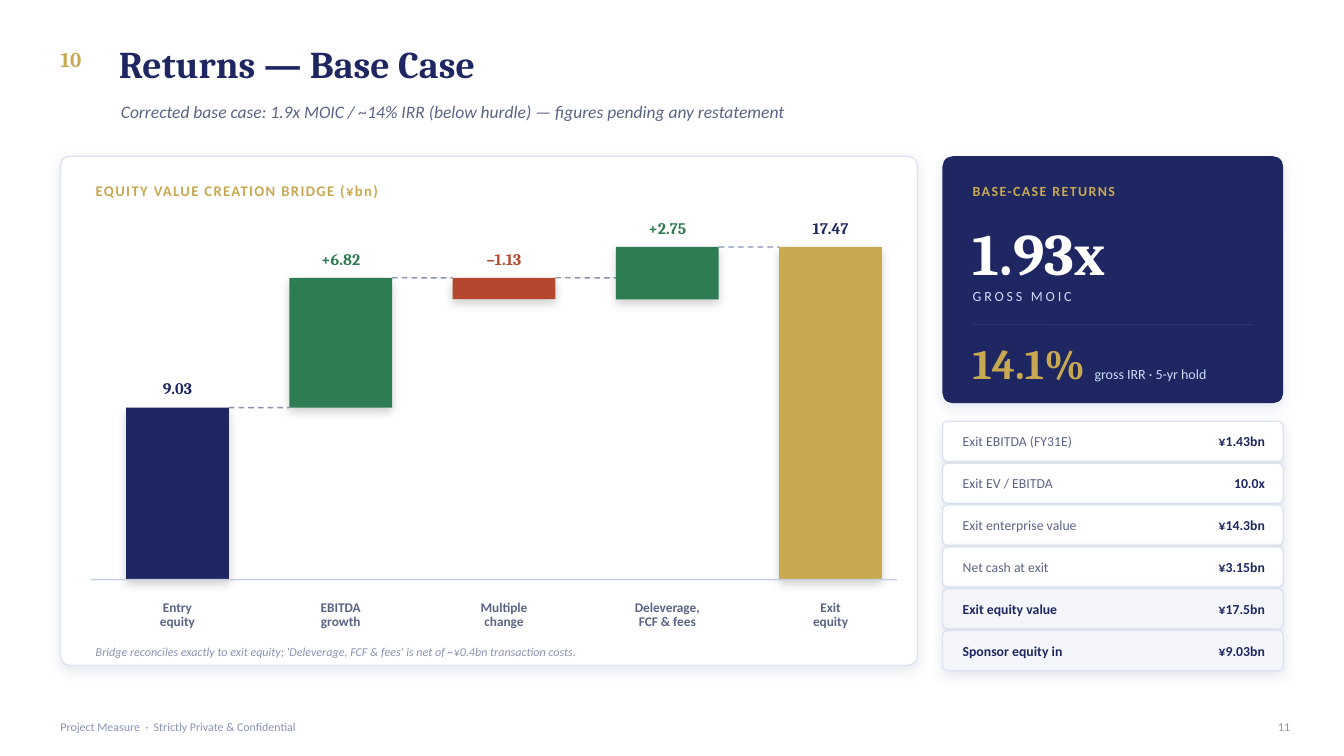
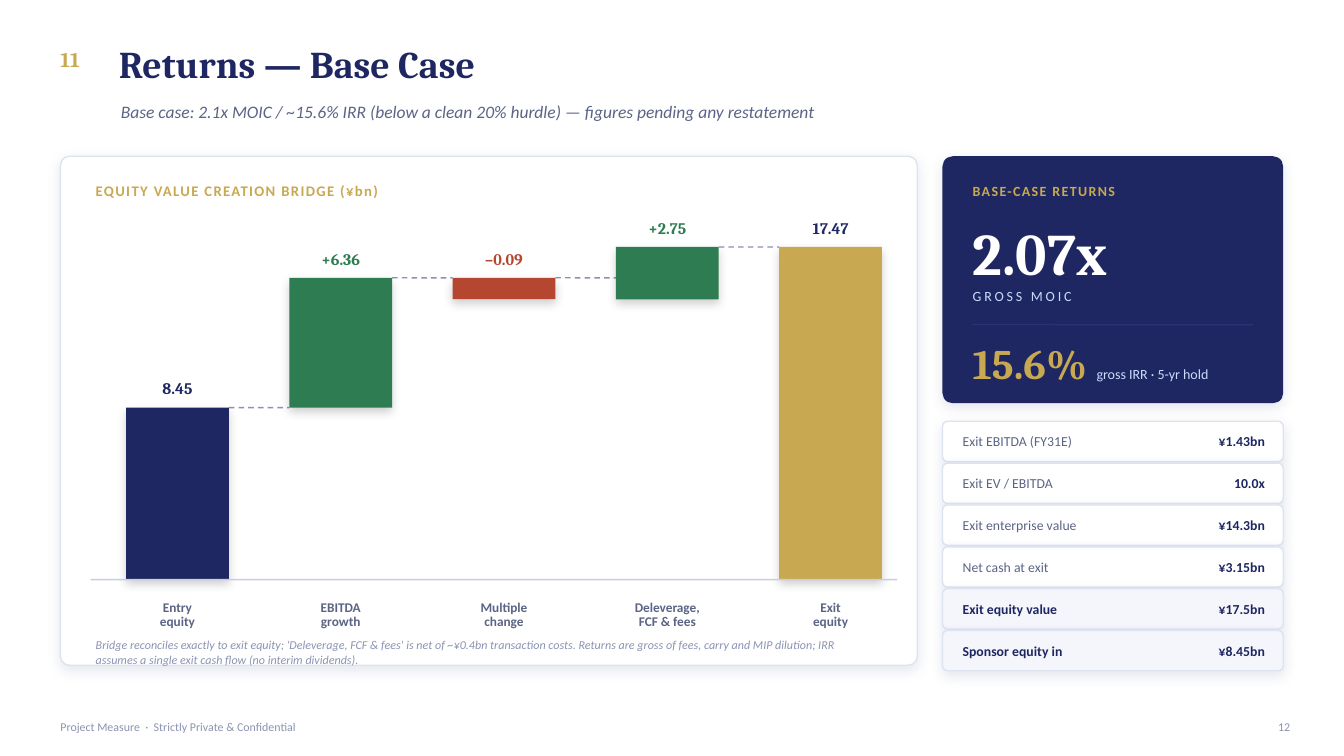
Before and after one commit to ankimo1210/projects, a slide deck: slide 12 of aisan_lbo_case/docs/AISAN_4667_Take_Private_Case_Study.pptx (slide 11 before the commit). Drawn at 1344x756 pixels with LibreOffice and Linux fonts; fonts in the diff are those of the drawing. Boxes give left, top, right and bottom in pixels: in the first picture for what was removed or moved away, otherwise in the second. Text is boxed around its words. In the diff, an @@ line names an element or a change of style, - is before the commit and + after.

```diff
--- a/aisan_lbo_case/docs/AISAN_4667_Take_Private_Case_Study.pptx
+++ b/aisan_lbo_case/docs/AISAN_4667_Take_Private_Case_Study.pptx
@@ text at (x1=60, y1=53, x2=79, y2=67): text changed @@
-10
+11
@@ text at (x1=121, y1=105, x2=814, y2=121): text changed @@
-Corrected base case: 1.9x MOIC / ~14% IRR (below hurdle) — figures pending any restatement
+Base case: 2.1x MOIC / ~15.6% IRR (below a clean 20% hurdle) — figures pending any restatement
@@ text at (x1=973, y1=235, x2=1108, y2=276): text changed @@
-1.93x
+2.07x
@@ text at (x1=321, y1=254, x2=360, y2=265): text changed @@
-+6.82
++6.36
@@ text at (x1=485, y1=254, x2=523, y2=265): text changed @@
-–1.13
+–0.09
@@ text at (x1=973, y1=350, x2=1208, y2=382): text changed @@
-14.1% gross IRR · 5-yr hold
+15.6% gross IRR · 5-yr hold
@@ text at (x1=162, y1=383, x2=192, y2=394): text changed @@
-9.03
+8.45
@@ text at (x1=96, y1=641, x2=834, y2=666): text changed @@
-Bridge reconciles exactly to exit equity; 'Deleverage, FCF & fees' is net of ~¥0.4bn transaction costs.
+Bridge reconciles exactly to exit equity; 'Deleverage, FCF & fees' is net of ~¥0.4bn transaction costs. Returns are gross of fees, carry and MIP dilution; IRR assumes a single exit cash flow (no interim dividends).
@@ text at (x1=1219, y1=646, x2=1265, y2=656): text changed @@
-¥9.03bn
+¥8.45bn
```
Also in this commit, not shown: 13 other slides changed, 2 slides added, 8 other files.
